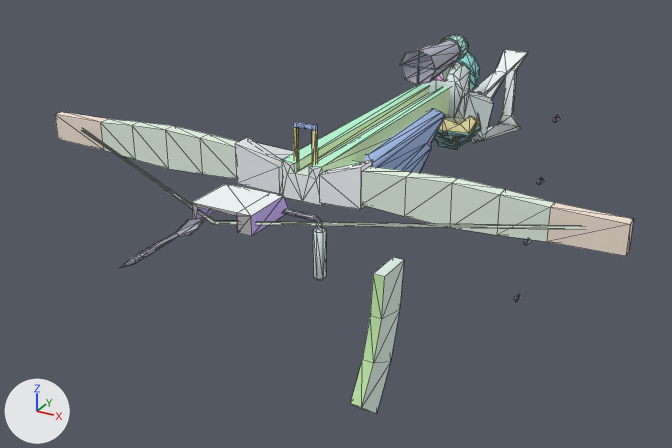
What one commit did to the Blender file models/BlenderFiles/SD_v_crossbow.blend.
One viewpoint serves both versions: a camera (50 mm lens) standing at (18.5, -67.3, 75.4) and looking at (-12.8, -10.4, 47.0). Arrows for +X, +Y and +Z are at lower left; the lights stay in place. Mesh edges are drawn as thin lines.

Objects in the first picture: 'v_crossbow_compound_scope'.
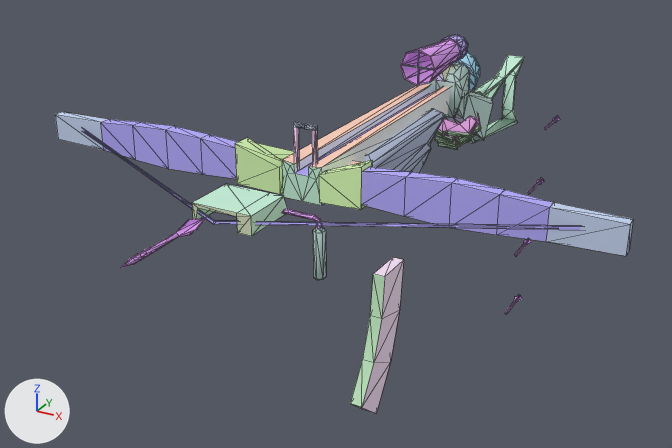
Patch to the scene script:
```diff
--- a/models/BlenderFiles/SD_v_crossbow.blend.py
+++ b/models/BlenderFiles/SD_v_crossbow.blend.py
@@ mat_rubberglovechrome_bmp @@
 mat_rubberglovechrome_bmp = diffuse_material('rubbergloveCHROME.bmp')
-mat_rubberglovechrome_bmp.base_color = (0.786, 0.904, 0.788)  # white #e5f4e6
+mat_rubberglovechrome_bmp.base_color = (0.472, 0.421, 0.959)  # blue #b7aefa
@@ mat_stock_bmp @@
 mat_stock_bmp = diffuse_material('stock.bmp')
-mat_stock_bmp.base_color = (0.864, 0.983, 0.986)  # white #effdfd
+mat_stock_bmp.base_color = (0.529, 0.714, 0.671)  # light grey #c0dcd6
@@ mat_recevierside_bmp @@
 mat_recevierside_bmp = diffuse_material('recevierside.bmp')
-mat_recevierside_bmp.base_color = (0.716, 0.949, 0.561)  # green #dcf9c5
+mat_recevierside_bmp.base_color = (0.874, 0.894, 0.886)  # white #f0f3f2
@@ mat_receivertop_bmp @@
 mat_receivertop_bmp = diffuse_material('receivertop.bmp')
-mat_receivertop_bmp.base_color = (0.512, 0.962, 0.681)  # green #befbd7
+mat_receivertop_bmp.base_color = (0.982, 0.638, 0.52)  # beige #fdd1bf
@@ mat_shoulders_bmp @@
 mat_shoulders_bmp = diffuse_material('shoulders.bmp')
-mat_shoulders_bmp.base_color = (0.899, 0.926, 0.971)  # white #f3f7fc
+mat_shoulders_bmp.base_color = (0.706, 0.97, 0.478)  # green #dbfcb8
@@ mat_bowtip_bmp @@
 mat_bowtip_bmp = diffuse_material('bowtip.bmp')
-mat_bowtip_bmp.base_color = (0.913, 0.786, 0.68)  # white #f5e5d7
+mat_bowtip_bmp.base_color = (0.563, 0.657, 0.866)  # blue #c6d4ef
@@ mat_slide_side_bmp @@
 mat_slide_side_bmp = diffuse_material('slide_side.bmp')
-mat_slide_side_bmp.base_color = (0.644, 0.487, 0.987)  # purple #d2b9fe
+mat_slide_side_bmp.base_color = (0.616, 0.911, 0.652)  # white #cef5d3
@@ mat_slide_top_bmp @@
 mat_slide_top_bmp = diffuse_material('slide_top.bmp')
-mat_slide_top_bmp.base_color = (0.9, 0.957, 0.955)  # white #f3fafa
+mat_slide_top_bmp.base_color = (0.565, 0.861, 0.688)  # green #c6efd8
@@ mat_slide_rear_bmp @@
 mat_slide_rear_bmp = diffuse_material('slide_rear.bmp')
-mat_slide_rear_bmp.base_color = (0.514, 0.49, 0.494)  # grey #bebabb
+mat_slide_rear_bmp.base_color = (0.674, 0.759, 0.529)  # light grey #d6e2c0
@@ mat_lenschrome_bmp @@
 mat_lenschrome_bmp = diffuse_material('lensCHROME.bmp')
-mat_lenschrome_bmp.base_color = (0.52, 0.523, 0.638)  # light grey #bfbfd1
+mat_lenschrome_bmp.base_color = (0.811, 0.4, 0.999)  # purple #e9aaff
@@ mat_clipside_bmp @@
 mat_clipside_bmp = diffuse_material('clipside.bmp')
-mat_clipside_bmp.base_color = (0.801, 0.941, 0.869)  # white #e7f8f0
+mat_clipside_bmp.base_color = (0.972, 0.789, 0.975)  # white #fce6fc
@@ mat_cliprear_bmp @@
 mat_cliprear_bmp = diffuse_material('cliprear.bmp')
-mat_cliprear_bmp.base_color = (0.526, 0.793, 0.408)  # green #c0e6ab
+mat_cliprear_bmp.base_color = (0.536, 0.802, 0.535)  # green #c1e7c1
@@ mat_ladder_bmp @@
 mat_ladder_bmp = diffuse_material('ladder.bmp')
-mat_ladder_bmp.base_color = (0.983, 0.868, 0.406)  # beige #fdf0ab
+mat_ladder_bmp.base_color = (0.897, 0.598, 0.872)  # pink #f3cbf0
@@ mat_lensring_bmp @@
 mat_lensring_bmp = diffuse_material('lensring.bmp')
-mat_lensring_bmp.base_color = (0.545, 0.975, 0.855)  # cyan #c3fcee
+mat_lensring_bmp.base_color = (0.545, 0.461, 0.96)  # blue #c3b5fa
@@ mat_gordon_glove_chrome_bmp @@
 mat_gordon_glove_chrome_bmp = diffuse_material('gordon_glove_Chrome.bmp')
-mat_gordon_glove_chrome_bmp.base_color = (0.793, 0.717, 0.37)  # beige #e6dca4
+mat_gordon_glove_chrome_bmp.base_color = (0.833, 0.401, 0.814)  # pink #ebaae9
@@ mat_gordon_sleeve_bmp @@
 mat_gordon_sleeve_bmp = diffuse_material('gordon_sleeve.bmp')
-mat_gordon_sleeve_bmp.base_color = (0.351, 0.775, 0.78)  # cyan #a0e4e5
+mat_gordon_sleeve_bmp.base_color = (0.405, 0.719, 0.935)  # blue #abdcf8
@@ mat_gordon_glove_bmp @@
 mat_gordon_glove_bmp = diffuse_material('gordon_glove.bmp')
-mat_gordon_glove_bmp.base_color = (0.395, 0.74, 0.745)  # cyan #a9dfe0
+mat_gordon_glove_bmp.base_color = (0.632, 0.934, 0.623)  # green #d0f7cf
@@ me_v_crossbow_compound_scope @@
-me_v_crossbow_compound_scope.from_pydata(...)  # 1128 vertices, 1723 faces, 1 loose edge; spans x -23.9..11.5, y -41.1..25.6, z 29.2..61.2
+me_v_crossbow_compound_scope.from_pydata(...)  # 1119 vertices, 1938 faces; spans x -23.9..11.5, y -41.1..25.6, z 29.2..61.2
+# me_v_crossbow_compound_scope part 1: 41 vertices moved from x -7.2..-5.1, y -39.8..9.5, z 50.2..61.2 to x -6.9..-5.4, y -39.8..9.5, z 50.7..61.2; 20 vertices removed from x -7.8..-5.3, y -39.8..0.1, z 52.1..60.1; 15 vertices added at x -9.3..-5.3, y -39.8..3.1, z 52.1..60.0
+# me_v_crossbow_compound_scope part 2: 20 vertices removed from x -6.6..-5.8, y 16.0..25.6, z 29.6..46.7; 16 vertices added at x -6.3..-6.1, y 13.1..21.1, z 29.4..46.8
 me_v_crossbow_compound_scope.materials.append(mat_grip_bmp)
```

Where the change shows, as pixel boxes [x1, y1, x2, y2] in the pictures (672 x 448 px; the box of a moved part takes in the faces that stretch with it):
'v_crossbow_compound_scope', recoloured, reshaped: before [55, 34, 634, 414]; after [55, 34, 633, 413]
part 1 of me_v_crossbow_compound_scope, moved or reshaped: before [141, 45, 528, 260]; after [141, 55, 524, 260]
part 2 of me_v_crossbow_compound_scope, moved or reshaped: before [514, 117, 560, 302]; after [505, 120, 555, 314]
